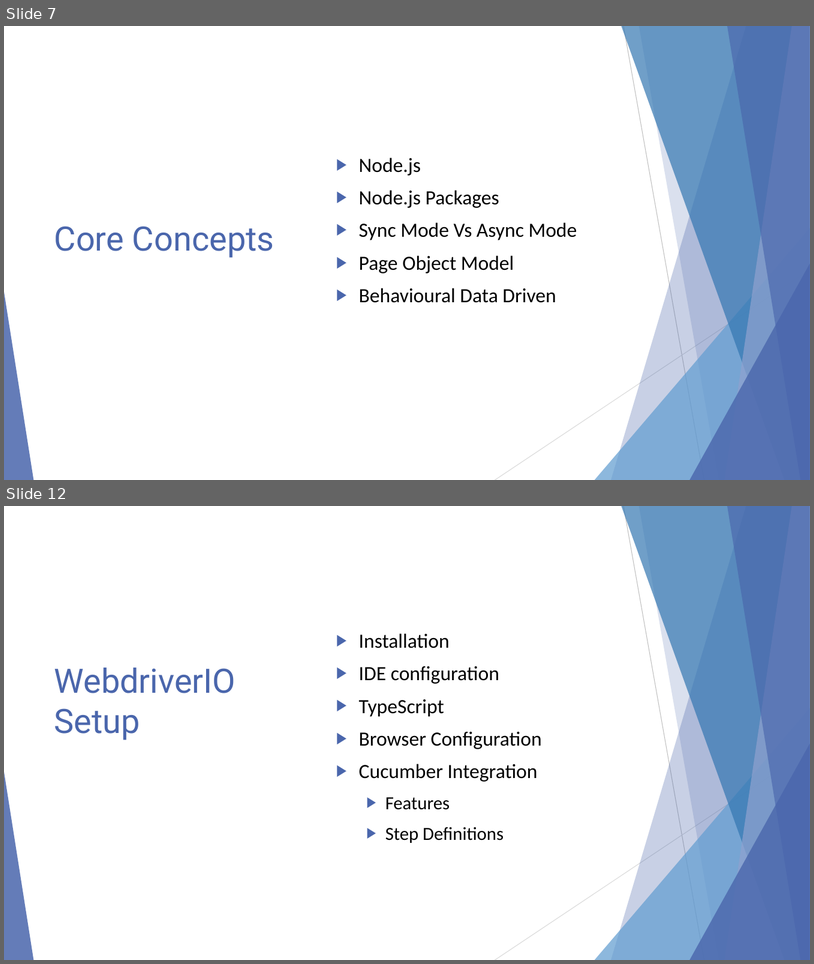
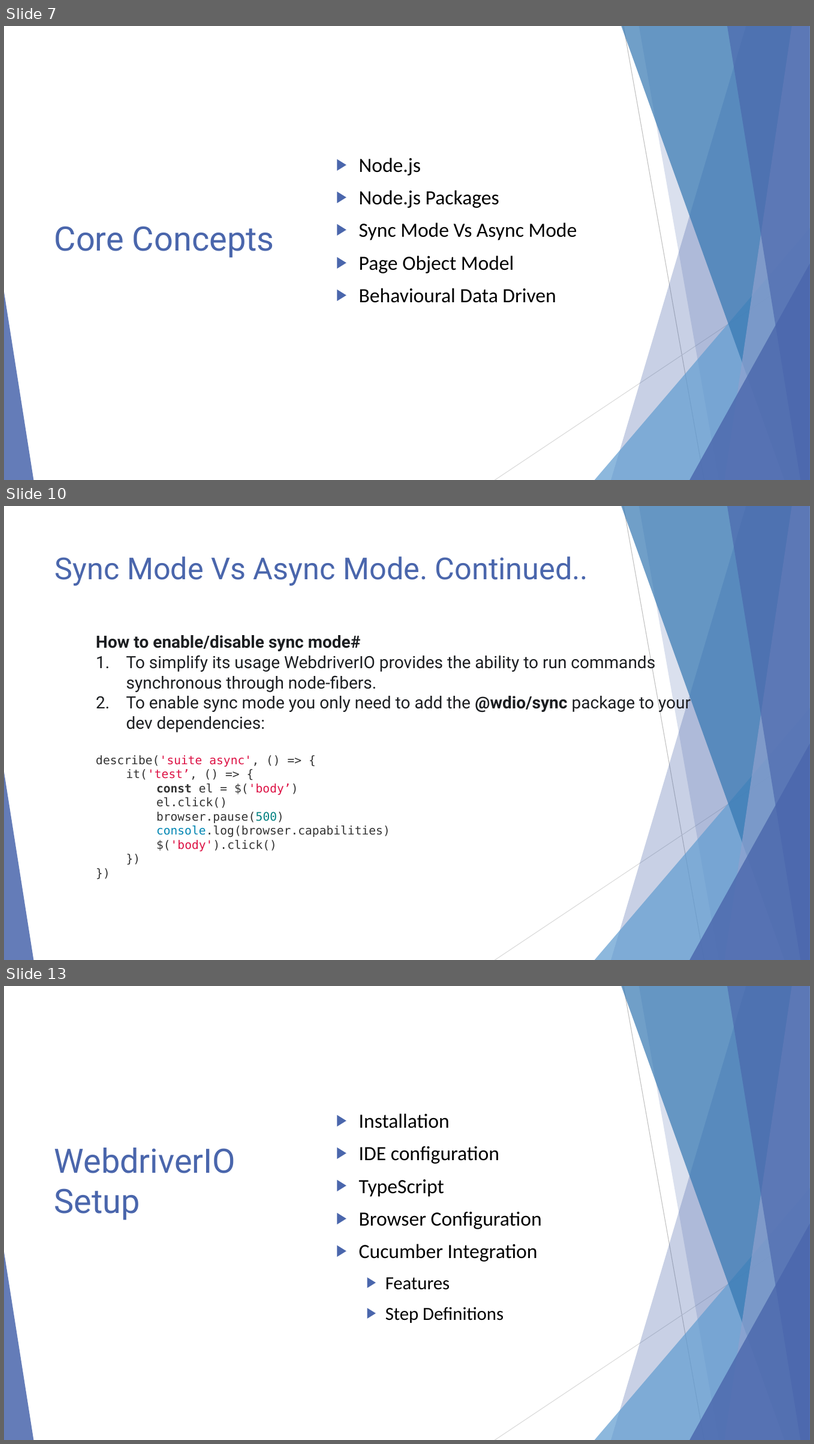
Before and after one commit to reshu-testonics/WebdriverIO, a slide deck: WebdriverIO.pptx. Shown one above the other, each under a label of ours: slides 7 and 12 before the commit, slides 7, 10 and 13 after it; the slides between them are not shown. The pictures are 814x964 and 814x1444 pixels, drawn with LibreOffice and Linux fonts; fonts in the diff are those of the drawing. Boxes give left, top, right and bottom in pixels: in the first picture for what was removed or moved away, otherwise in the second. Text is boxed around its words. In the diff, an @@ line names an element or a change of style, - is before the commit and + after.

```diff
--- a/WebdriverIO.pptx
+++ b/WebdriverIO.pptx
@@ slide 10 added at [4, 506, 810, 960], background #FFFFFF; not listed: 10 template elements that a slide beside it also shows @@
@@ title added at [55, 556, 588, 586], 36 pt, text #4A66AC @@
+Sync Mode Vs Async Mode. Continued..
@@ text added at [96, 635, 691, 851], 20 pt, text #1C1E21 @@
+How to enable/disable sync mode#
+1. To simplify its usage WebdriverIO provides the ability to run commands synchronous through node-fibers.
+2. To enable sync mode you only need to add the @wdio/sync package to your dev dependencies:
+describe('suite async', () => {
+it('test’, () => {
+const el = $('body’)
+el.click()
+browser.pause(500)
+console.log(browser.capabilities)
+$('body').click()
+})
+})
@@ what was slide 12 is now slide 13 @@
```
Also in this commit, not shown: 8 slides changed, 1 other slide added.
